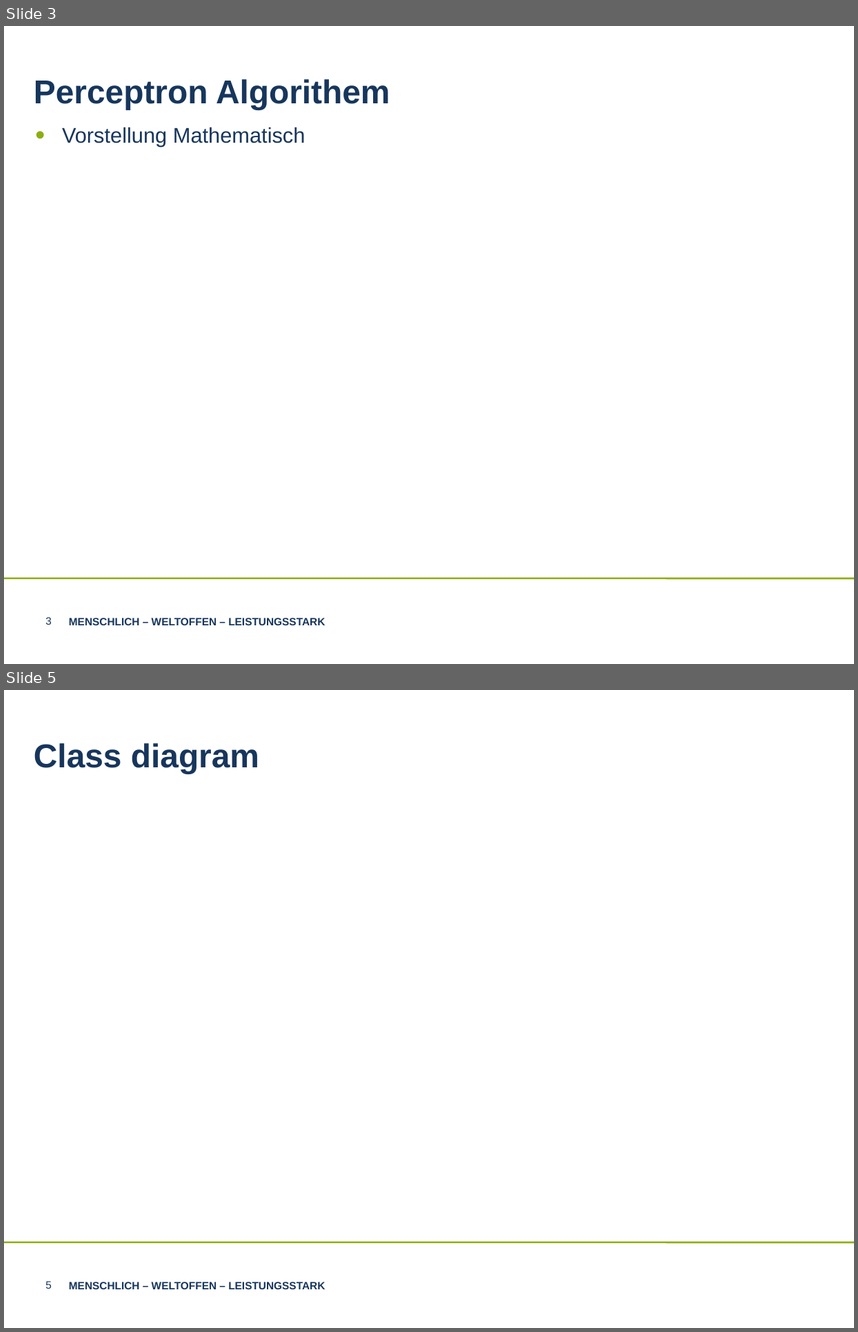
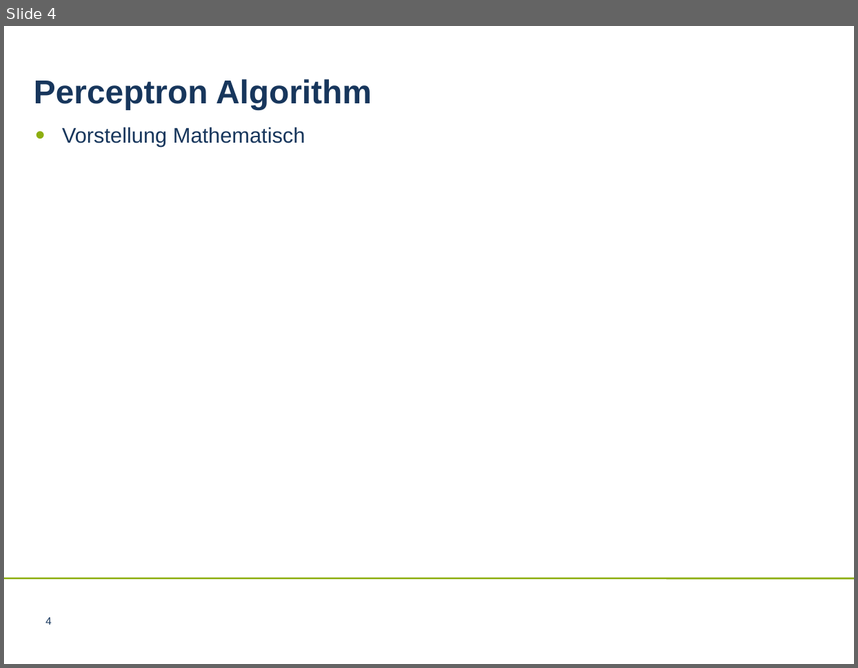
Before and after one commit to LnFlg/Perceptron, a slide deck: Perceptron Algorithem.ppt. Shown one above the other, each under a label of ours: slides 3 and 5 before the commit, slide 4 after it; the slides between them are not shown. The pictures are 858x1332 and 858x668 pixels, drawn with LibreOffice and Linux fonts; fonts in the diff are those of the drawing; background and template pictures are left out. Boxes give left, top, right and bottom in pixels: in the first picture for what was removed or moved away, otherwise in the second. Text is boxed around its words. In the diff, an @@ line names an element or a change of style, - is before the commit and + after.

```diff
--- a/Perceptron Algorithem.ppt
+++ b/Perceptron Algorithem.ppt
@@ slide 5 removed at box(4, 690, 854, 1328), background #FFFFFF; not listed: 1 template element that a slide beside it also shows @@
@@ text removed at box(34, 743, 259, 773) @@
-Class diagram
@@ page number removed at box(45, 1281, 52, 1288) @@
-5
@@ text removed at box(69, 1281, 325, 1289) @@
-MENSCHLICH – WELTOFFEN – LEISTUNGSSTARK
@@ what was slide 3 is now slide 4 @@
@@ slide 4 changed as well @@
@@ text at box(34, 79, 372, 109): text changed @@
-Perceptron Algorithem
+Perceptron Algorithm
@@ page number at box(45, 617, 52, 624): text changed @@
-3
+4
@@ text removed at box(69, 617, 325, 625) @@
-MENSCHLICH – WELTOFFEN – LEISTUNGSSTARK
```
Also in this commit, not shown: 5 other slides changed, 7 slides added, 5 other slides removed, 1 other file.
